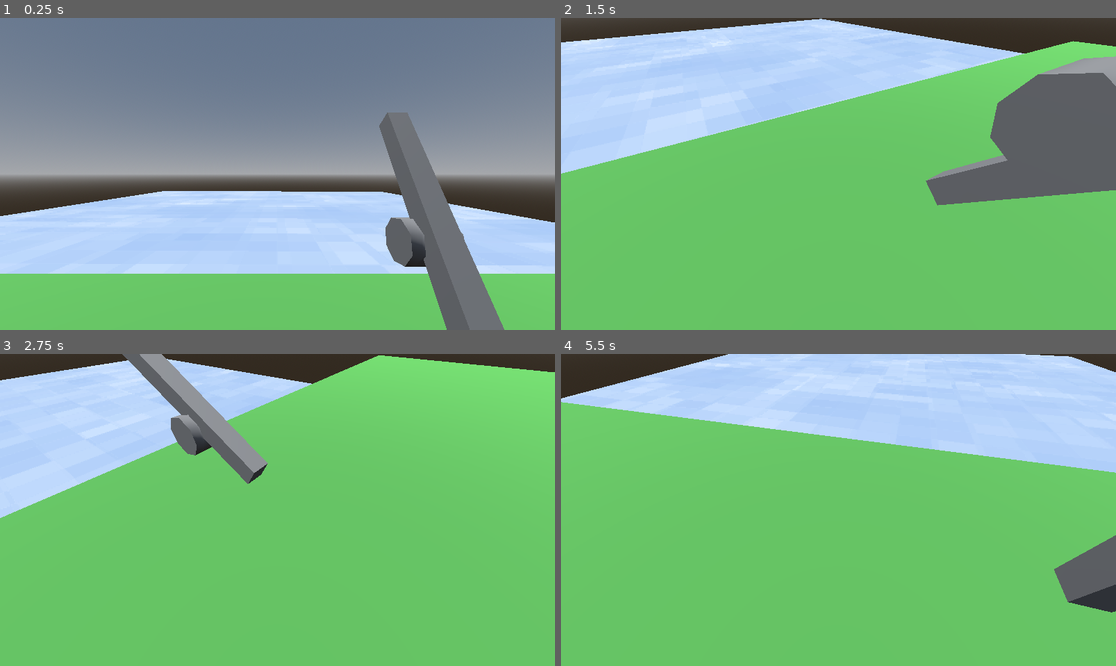
Above: before the commit, frames 1-4 (two rows, left to right).
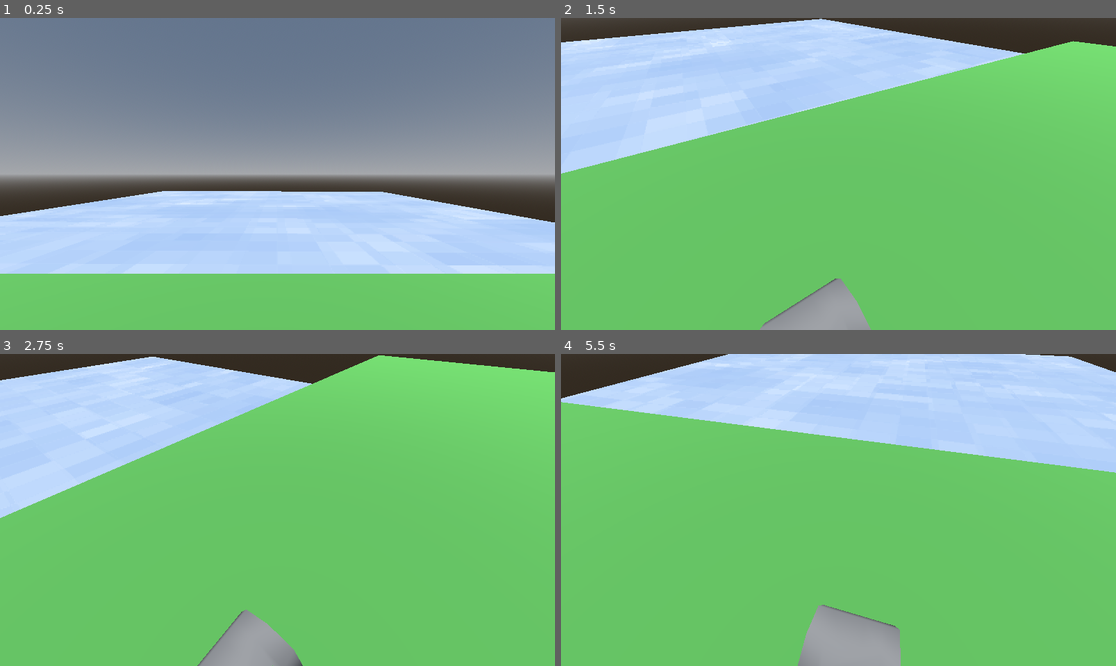
Above: after the commit, the same moments.

Repository: Herodegon/GMTK_2026
Game: Godot game, scene res://scenes/world.tscn
The game is run twice, just before and just after one commit, with the same random seed, the same clock (stepped at 60 frames per second) and the same inputs.
Inputs:
- Up to frame 1 (0.25 s): no input
- Up to frame 2 (1.5 s): hold D (right) 0.53-1.28 s; tap E (interact) at 0.6, 1.35 s; hold S (down) from 1.28 s (still down)
- Up to frame 3 (2.75 s): release S (down) at 2.03 s; hold D (right) from 2.03 s (still down); tap E (interact) at 2.1 s
- Up to frame 4 (5.5 s): release D (right) at 2.78 s; hold W (up) 2.78-3.53 s; tap E (interact) every 0.75 s from 2.85 to 5.1 s; hold A (left) 3.53-5.03 s; hold S (down) from 5.03 s (still down)

The runs differ from the first frame. In frame 1, 6.3% of the frame differs, in the area x 68-91%, y 30-100%; in frame 2, 12%, in the area x 35-100%, y 12-100%; in frame 3, 5.2%; in frame 4, 4.6%.
Error after the commit: Invalid access to property or key 'global_position' on a base object of type 'null instance'. (res://scripts/rod.gd:8)

Commit message:
Made organizational changes to rod node tree

Diff:
--- a/scenes/rod.tscn
+++ b/scenes/rod.tscn
@@ -1,6 +1,7 @@
 [gd_scene format=3 uid="uid://c585i7nr6pwh"]
 
 [ext_resource type="Script" uid="uid://d3safe7q4nrg4" path="res://scripts/rod.gd" id="1_7w65j"]
+[ext_resource type="PackedScene" uid="uid://bjuuk5q0ofye7" path="res://scenes/rod_bob.tscn" id="2_ch35b"]
 [ext_resource type="PackedScene" uid="uid://qhoexvap4umh" path="res://scenes/rod_line.tscn" id="2_vf8jx"]
 
 [sub_resource type="Animation" id="Animation_3vyb7"]
@@ -38,7 +39,7 @@
 tracks/2/interp = 1
 tracks/2/loop_wrap = true
 tracks/2/keys = {
-"times": PackedFloat32Array(0.6),
+"times": PackedFloat32Array(1),
 "transitions": PackedFloat32Array(1),
 "values": [{
 "args": [],
@@ -94,17 +95,22 @@
 [node name="Animator" type="AnimationPlayer" parent="." unique_id=654001140]
 libraries/ = SubResource("AnimationLibrary_2kija")
 
-[node name="BobRestNode" type="Node3D" parent="." unique_id=1021830666]
+[node name="Bob" type="Node" parent="." unique_id=332847861]
+
+[node name="BobRestNode" type="Node3D" parent="Bob" unique_id=1021830666]
 transform = Transform3D(1, 0, 0, 0, 1, 0, 0, 0, 1, 0.6071543, -0.086815834, -1.0981238)
 
-[node name="RodLine" parent="." unique_id=914424710 node_paths=PackedStringArray("start_node") instance=ExtResource("2_vf8jx")]
-start_node = NodePath("../BobRestNode")
+[node name="RodBob" parent="Bob/BobRestNode" unique_id=402140256 instance=ExtResource("2_ch35b")]
 
-[node name="LineStart" type="Node3D" parent="." unique_id=1869645065]
+[node name="Line" type="Node" parent="." unique_id=2078300393]
+
+[node name="LineStart" type="Node3D" parent="Line" unique_id=1869645065]
 transform = Transform3D(1, 0, 0, 0, 1, 0, 0, 0, 1, 0.6071543, 0.2838049, -1.071871)
 
-[node name="Mesh" type="Node3D" parent="." unique_id=1259353559]
-transform = Transform3D(1, 0, 0, 0, 0.8660254, 0.5, 0, -0.5, 0.8660254, 0.6071543, -0.5783014, -0.5725271)
+[node name="RodLine" parent="Line" unique_id=914424710 node_paths=PackedStringArray("start_node") instance=ExtResource("2_vf8jx")]
+start_node = NodePath("../../Bob/BobRestNode")
+
+[node name="Mesh" type="Node" parent="." unique_id=383716690]
 metadata/_edit_group_ = true
 
 [node name="RodMesh" type="CSGMesh3D" parent="Mesh" unique_id=259422168]
--- /dev/null
+++ b/scenes/rod_bob.tscn
@@ -0,0 +1,19 @@
+[gd_scene format=3 uid="uid://bjuuk5q0ofye7"]
+
+[sub_resource type="SphereMesh" id="SphereMesh_nevuf"]
+radius = 0.05
+height = 0.1
+radial_segments = 8
+rings = 4
+
+[sub_resource type="SphereShape3D" id="SphereShape3D_eqcmi"]
+radius = 0.05
+
+[node name="RodBob" type="RigidBody3D" unique_id=402140256]
+mass = 0.3
+
+[node name="CSGMesh3D" type="CSGMesh3D" parent="." unique_id=1615397033]
+mesh = SubResource("SphereMesh_nevuf")
+
+[node name="CollisionShape3D" type="CollisionShape3D" parent="." unique_id=2083414487]
+shape = SubResource("SphereShape3D_eqcmi")
--- a/scenes/rod_line.tscn
+++ b/scenes/rod_line.tscn
@@ -2,29 +2,10 @@
 
 [ext_resource type="Script" uid="uid://c2oqyflujm2xb" path="res://scripts/rod_line.gd" id="1_k332f"]
 
-[sub_resource type="SphereMesh" id="SphereMesh_bssgg"]
-radius = 0.05
-height = 0.1
-radial_segments = 8
-rings = 4
-
-[sub_resource type="SphereShape3D" id="SphereShape3D_bssgg"]
-radius = 0.05
-
 [sub_resource type="Curve3D" id="Curve3D_k332f"]
 
-[node name="RodLine" type="Node3D" unique_id=914424710 node_paths=PackedStringArray("bob_node", "target_node")]
+[node name="RodLine" type="Node3D" unique_id=914424710]
 script = ExtResource("1_k332f")
-bob_node = NodePath("RodBob")
-target_node = NodePath("RodBob")
-
-[node name="RodBob" type="RigidBody3D" parent="." unique_id=889233571]
-
-[node name="CSGMesh3D" type="CSGMesh3D" parent="RodBob" unique_id=880937314]
-mesh = SubResource("SphereMesh_bssgg")
-
-[node name="CollisionShape3D" type="CollisionShape3D" parent="RodBob" unique_id=630085182]
-shape = SubResource("SphereShape3D_bssgg")
 
 [node name="Path3D" type="Path3D" parent="." unique_id=516256542]
 curve = SubResource("Curve3D_k332f")
--- a/scripts/rod.gd
+++ b/scripts/rod.gd
@@ -5,21 +5,29 @@
     COUNTER_CLOCKWISE = -1
 }
 
+@onready var bob_start_position: Vector3 = $BobRestNode.global_position
+
 @onready var rod_mesh := $Mesh/RodMesh
 @onready var wheel_mesh := $Mesh/RodMesh/WheelMesh
 @onready var rod_line := $RodLine
 @onready var bob = rod_line.target_node as RigidBody3D
 
 @export var spin_speed: float = 8.0
-@export var cast_direction: Vector3 = Vector3(0.0, 0.75, 0.75)
-@export var cast_force: float = 10.0
+@export var cast_direction: Vector3 = Vector3(0.0, 1.0, -2.0)
+@export var cast_force: float = 100.0
 var is_cast: bool = false
-var is_reeling: bool = false
 var reel_direction: RotationDirection = RotationDirection.CLOCKWISE
 
+func _ready() -> void:
+    _bob_set_rest()
+
 func _process(delta: float) -> void:
-    if is_reeling:
+    if is_cast:
         _spin_wheel(delta, reel_direction)
+
+func _bob_set_rest() -> void:
+    bob.global_position = bob_start_position
+    bob.gravity_scale = 0.0
 
 func _spin_wheel(delta: float, direction: RotationDirection) -> void:
     var delta_q = Quaternion(Vector3.UP, spin_speed * delta * float(direction))
@@ -27,7 +35,7 @@
 
 func _animation_cast_rod() -> void:
     is_cast = true
-    is_reeling = true
 
-    bob.apply_central_force(cast_direction * cast_force)
+    bob.apply_central_force(cast_direction.normalized() * cast_force)
+    bob.gravity_scale = 1.0
     reel_direction = RotationDirection.CLOCKWISE
--- a/scripts/rod_line.gd
+++ b/scripts/rod_line.gd
@@ -18,7 +18,7 @@
 var position_list: PackedVector3Array = PackedVector3Array()
 var prev_position_list: PackedVector3Array = PackedVector3Array()
 
-var render_line: bool = false
+var render_line: bool = true
 
 func _ready() -> void:
     position_list.resize(int(rope_length / constraint))
